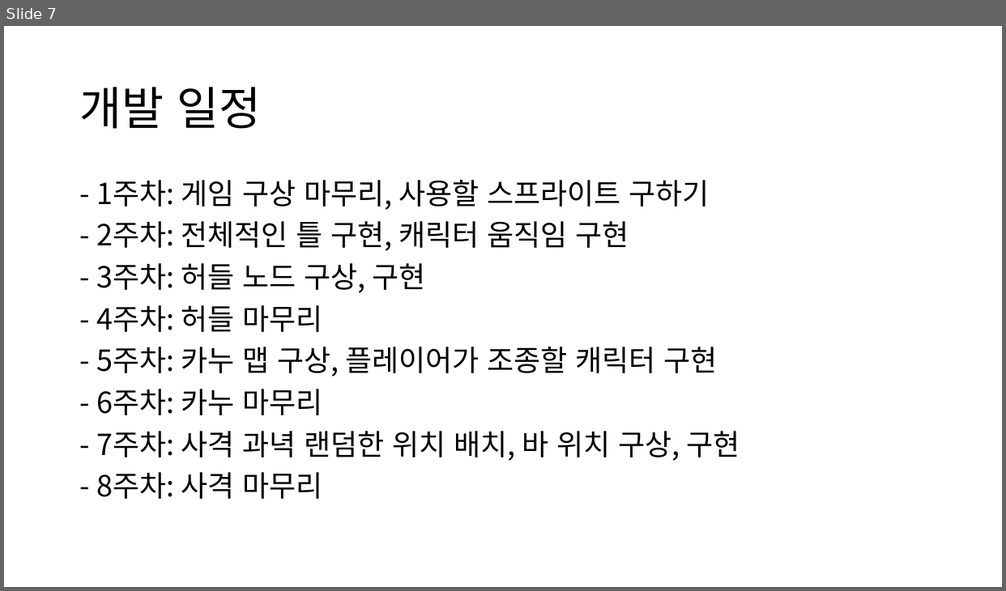
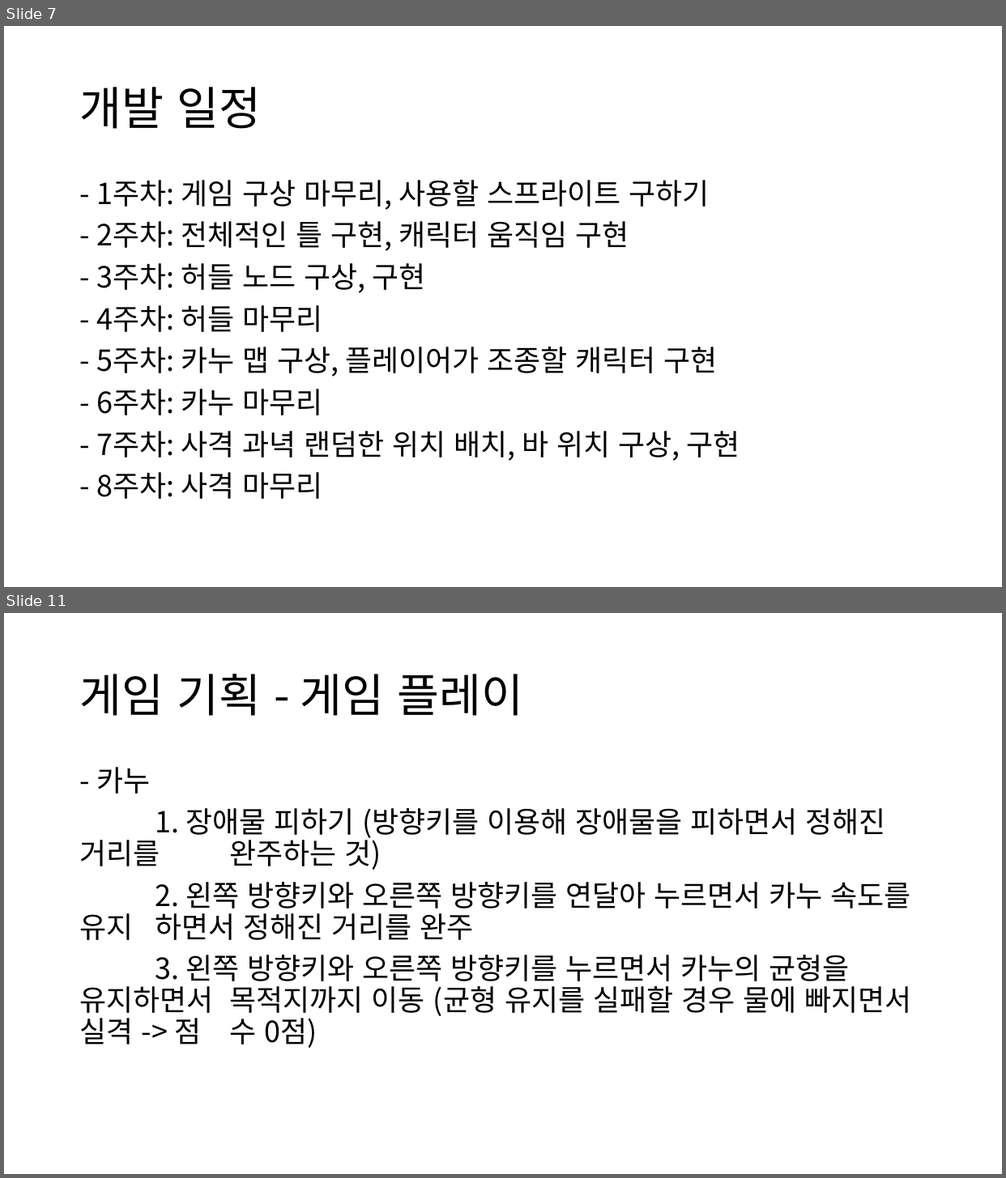
Before and after one commit to Rungbam/Project, a slide deck: 프로젝트.pptx. Shown one above the other, each under a label of ours: slide 7 before the commit, slides 7 and 11 after it; the slides between them are not shown. The pictures are 1006x591 and 1006x1178 pixels, drawn with LibreOffice and Linux fonts; fonts in the diff are those of the drawing. Boxes give left, top, right and bottom in pixels: in the first picture for what was removed or moved away, otherwise in the second. Text is boxed around its words. In the diff, an @@ line names an element or a change of style, - is before the commit and + after.

Commit message:
게임 기획 부분 추가

```diff
--- a/프로젝트.pptx
+++ b/프로젝트.pptx
@@ slide 11 added at bbox=[4, 613, 1002, 1174], background #FFFFFF @@
@@ title added at bbox=[80, 674, 524, 716], 44 pt, text #000000 @@
+게임 기획 - 게임 플레이
@@ text added at bbox=[80, 767, 911, 1048], 28 pt, text #000000 @@
+- 카누
+1. 장애물 피하기 (방향키를 이용해 장애물을 피하면서 정해진 거리를 완주하는 것)
+2. 왼쪽 방향키와 오른쪽 방향키를 연달아 누르면서 카누 속도를 유지 하면서 정해진 거리를 완주
+3. 왼쪽 방향키와 오른쪽 방향키를 누르면서 카누의 균형을 유지하면서 목적지까지 이동 (균형 유지를 실패할 경우 물에 빠지면서 실격 -> 점 수 0점)
```
Also in this commit, not shown: 6 other slides added.
